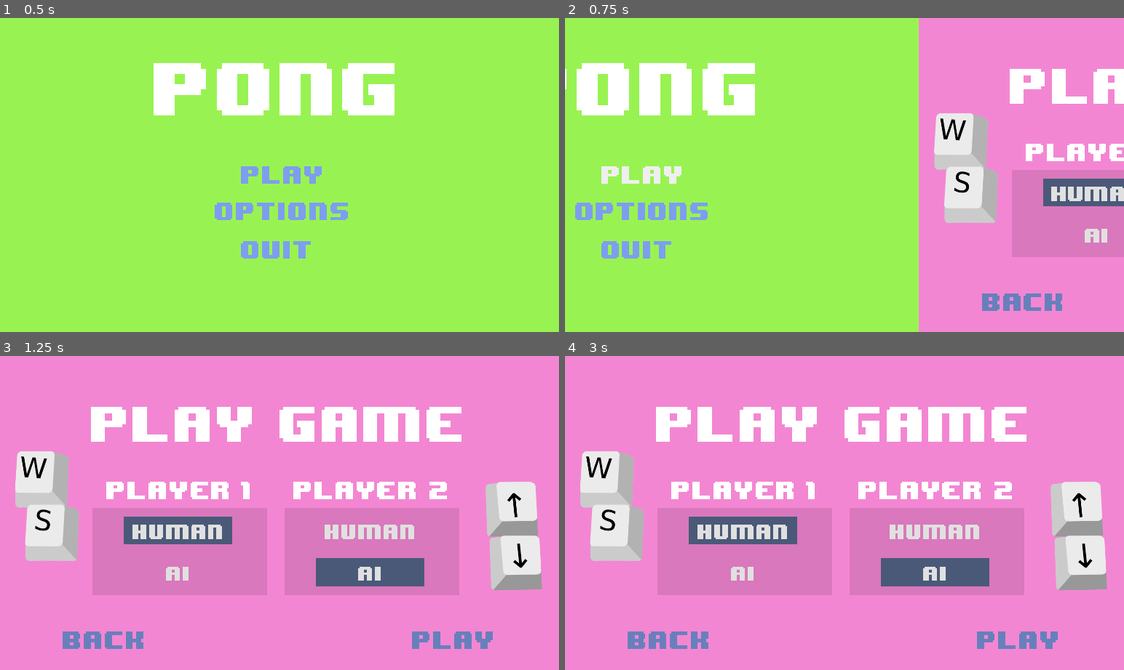
Above: before the commit, frames 1-4 (two rows, left to right).
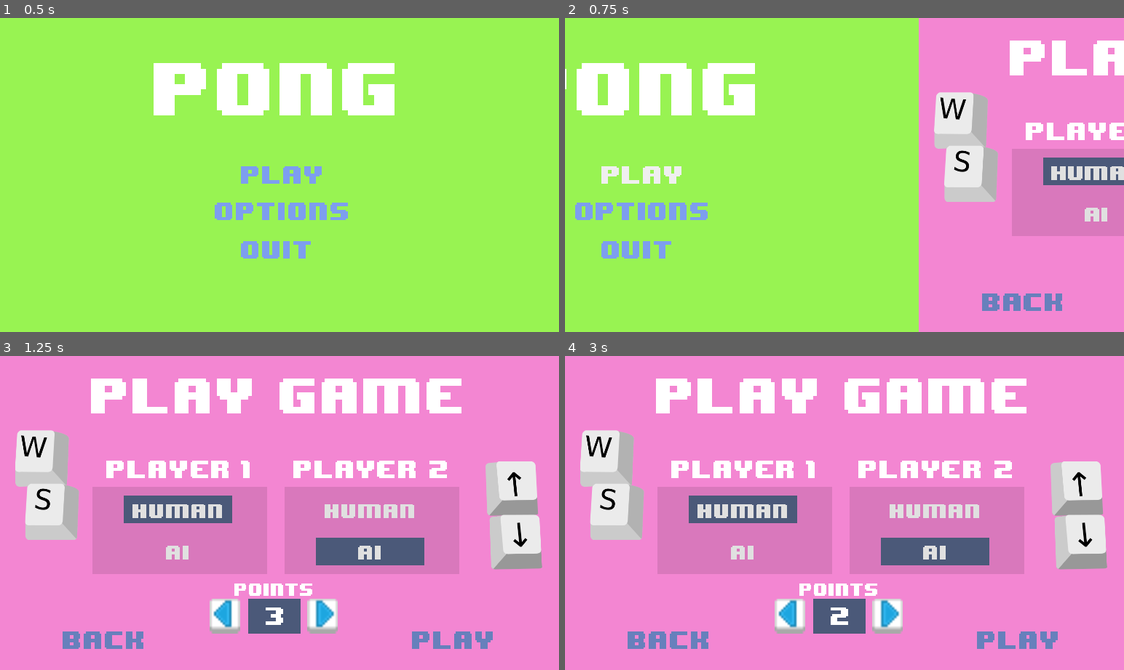
Above: after the commit, the same moments.

Repository: paolobb4/YAPC
Game: Godot game, scene res://scn/Menu.tscn
The game is run twice, just before and just after one commit, with the same random seed, the same clock (stepped at 60 frames per second) and the same inputs.
Inputs (mouse positions are in pixels of both pictures, inside the frame that each line leads up to):
- Up to frame 1 (0.5 s): no input
- Up to frame 2 (0.75 s): click "play" at 0.5 s
- Up to frame 3 (1.25 s): no input
- Up to frame 4 (3 s): click "back" at 1.25 s; click "play" at 2 s; click (788, 616) at 2.77 s

Frame 1 is identical in both runs. In frame 2, 10% of the frame differs, in the area x 66-100%, y 7-77%; in frame 3, 31%, in the area x 2-98%, y 7-89%; in frame 4, 31%.

Commit message:
Add winning conditions and win panel

Diff:
--- a/project.godot
+++ b/project.godot
@@ -19,8 +19,8 @@
 window/size/width=384
 window/size/height=216
 window/size/fullscreen=true
-window/size/test_width=640
-window/size/test_height=360
+window/size/test_width=768
+window/size/test_height=432
 window/stretch/mode="2d"
 window/stretch/aspect="keep"
 window/stretch/shrink="1"
--- a/scn/Menu.tscn
+++ b/scn/Menu.tscn
@@ -7,8 +7,12 @@
 [ext_resource path="res://assets/ui_checkbox_unchecked.png" type="Texture" id=5]
 [ext_resource path="res://assets/ui_grabber.png" type="Texture" id=6]
 [ext_resource path="res://assets/keys_400px.png" type="Texture" id=7]
-[ext_resource path="res://scn/Game.tscn" type="PackedScene" id=8]
-[ext_resource path="res://assets/key_esc.png" type="Texture" id=9]
+[ext_resource path="res://assets/ui_minus_button_normal.png" type="Texture" id=8]
+[ext_resource path="res://assets/ui_minus_button_pressed.png" type="Texture" id=9]
+[ext_resource path="res://assets/ui_plus_button_normal.png" type="Texture" id=10]
+[ext_resource path="res://assets/ui_plus_button_pressed.png" type="Texture" id=11]
+[ext_resource path="res://scn/Game.tscn" type="PackedScene" id=12]
+[ext_resource path="res://assets/key_esc.png" type="Texture" id=13]
 
 [sub_resource type="Animation" id=1]
 
@@ -90,19 +94,19 @@
 loop = false
 step = 0.1
 tracks/0/type = "value"
-tracks/0/path = NodePath(".:position")
+tracks/0/path = NodePath("Pause Panel:visible")
 tracks/0/interp = 1
 tracks/0/loop_wrap = true
 tracks/0/imported = false
 tracks/0/enabled = true
 tracks/0/keys = {
-"times": PoolRealArray( 0, 0.5 ),
-"transitions": PoolRealArray( 1, 1 ),
-"update": 0,
-"values": [ Vector2( -384, 0 ), Vector2( -768, 0 ) ]
+"times": PoolRealArray( 0 ),
+"transitions": PoolRealArray( 1 ),
+"update": 1,
+"values": [ false ]
 }
 tracks/1/type = "value"
-tracks/1/path = NodePath("Pause Panel:visible")
+tracks/1/path = NodePath("Pause Info Panel:rect_position")
 tracks/1/interp = 1
 tracks/1/loop_wrap = true
 tracks/1/imported = false
@@ -110,16 +114,40 @@
 tracks/1/keys = {
 "times": PoolRealArray( 0 ),
 "transitions": PoolRealArray( 1 ),
-"update": 1,
-"values": [ false ]
-}
-tracks/2/type = "method"
-tracks/2/path = NodePath("Game")
+"update": 0,
+"values": [ Vector2( 938, -40 ) ]
+}
+tracks/2/type = "value"
+tracks/2/path = NodePath("Win Panel:visible")
 tracks/2/interp = 1
 tracks/2/loop_wrap = true
 tracks/2/imported = false
 tracks/2/enabled = true
 tracks/2/keys = {
+"times": PoolRealArray( 0 ),
+"transitions": PoolRealArray( 1 ),
+"update": 1,
+"values": [ false ]
+}
+tracks/3/type = "value"
+tracks/3/path = NodePath(".:position")
+tracks/3/interp = 1
+tracks/3/loop_wrap = true
+tracks/3/imported = false
+tracks/3/enabled = true
+tracks/3/keys = {
+"times": PoolRealArray( 0, 0.5 ),
+"transitions": PoolRealArray( 1, 1 ),
+"update": 0,
+"values": [ Vector2( -384, 0 ), Vector2( -768, 0 ) ]
+}
+tracks/4/type = "method"
+tracks/4/path = NodePath("Game")
+tracks/4/interp = 1
+tracks/4/loop_wrap = true
+tracks/4/imported = false
+tracks/4/enabled = true
+tracks/4/keys = {
 "times": PoolRealArray( 0, 0.5 ),
 "transitions": PoolRealArray( 1, 1 ),
 "values": [ {
@@ -130,25 +158,13 @@
 "method": "unpause"
 } ]
 }
-tracks/3/type = "value"
-tracks/3/path = NodePath("Pause Info Panel:rect_position")
-tracks/3/interp = 1
-tracks/3/loop_wrap = true
-tracks/3/imported = false
-tracks/3/enabled = true
-tracks/3/keys = {
-"times": PoolRealArray( 0 ),
-"transitions": PoolRealArray( 1 ),
-"update": 0,
-"values": [ Vector2( 938, -40 ) ]
-}
-tracks/4/type = "method"
-tracks/4/path = NodePath("AnimationPlayer")
-tracks/4/interp = 1
-tracks/4/loop_wrap = true
-tracks/4/imported = false
-tracks/4/enabled = true
-tracks/4/keys = {
+tracks/5/type = "method"
+tracks/5/path = NodePath("AnimationPlayer")
+tracks/5/interp = 1
+tracks/5/loop_wrap = true
+tracks/5/imported = false
+tracks/5/enabled = true
+tracks/5/keys = {
 "times": PoolRealArray( 0.5 ),
 "transitions": PoolRealArray( 1 ),
 "values": [ {
@@ -369,6 +385,14 @@
 anti_aliasing = true
 anti_aliasing_size = 1
 
+[sub_resource type="DynamicFont" id=19]
+
+size = 12
+use_mipmaps = false
+use_filter = false
+font_data = ExtResource( 3 )
+_sections_unfolded = [ "Font", "Settings" ]
+
 [sub_resource type="StyleBoxFlat" id=17]
 
 content_margin_left = -1.0
@@ -592,6 +616,7 @@
 [node name="Options menu" type="Panel" parent="." index="3"]
 
 pause_mode = 2
+editor/display_folded = true
 anchor_left = 0.0
 anchor_top = 0.0
 anchor_right = 0.0
@@ -771,7 +796,6 @@
 [node name="Play Game" type="Panel" parent="." index="4"]
 
 pause_mode = 2
-editor/display_folded = true
 anchor_left = 0.0
 anchor_top = 0.0
 anchor_right = 0.0
@@ -798,9 +822,9 @@
 anchor_top = 0.0
 anchor_right = 0.0
 anchor_bottom = 0.0
-margin_top = 25.0
+margin_top = 9.0
 margin_right = 320.0
-margin_bottom = 52.0
+margin_bottom = 36.0
 rect_pivot_offset = Vector2( 0, 0 )
 rect_clip_content = false
 mouse_filter = 2
@@ -817,14 +841,15 @@
 
 [node name="p1 Panel" type="Panel" parent="Play Game" index="1"]
 
+editor/display_folded = true
 anchor_left = 0.0
 anchor_top = 0.0
 anchor_right = 0.0
 anchor_bottom = 0.0
 margin_left = 53.0
-margin_top = 87.0
+margin_top = 75.0
 margin_right = 153.0
-margin_bottom = 137.0
+margin_bottom = 125.0
 rect_pivot_offset = Vector2( 0, 0 )
 rect_clip_content = false
 mouse_filter = 0
@@ -964,14 +989,15 @@
 
 [node name="p2 Panel" type="Panel" parent="Play Game" index="2"]
 
+editor/display_folded = true
 anchor_left = 0.0
 anchor_top = 0.0
 anchor_right = 0.0
 anchor_bottom = 0.0
 margin_left = 163.0
-margin_top = 87.0
+margin_top = 75.0
 margin_right = 263.0
-margin_bottom = 137.0
+margin_bottom = 125.0
 rect_pivot_offset = Vector2( 0, 0 )
 rect_clip_content = false
 mouse_filter = 0
@@ -1109,7 +1135,124 @@
 region_rect = Rect2( 200, 0, 200, 314 )
 _sections_unfolded = [ "Region", "Transform", "Z Index" ]
 
-[node name="back Button" type="Button" parent="Play Game" index="3"]
+[node name="points" type="Panel" parent="Play Game" index="3"]
+
+anchor_left = 0.0
+anchor_top = 0.0
+anchor_right = 0.0
+anchor_bottom = 0.0
+margin_left = 142.0
+margin_top = 139.0
+margin_right = 172.0
+margin_bottom = 159.0
+rect_pivot_offset = Vector2( 0, 0 )
+rect_clip_content = false
+mouse_filter = 0
+mouse_default_cursor_shape = 0
+size_flags_horizontal = 1
+size_flags_vertical = 1
+custom_styles/panel = SubResource( 16 )
+_sections_unfolded = [ "custom_styles" ]
+
+[node name="Label" type="Label" parent="Play Game/points" index="0"]
+
+anchor_left = 0.0
+anchor_top = 0.0
+anchor_right = 0.0
+anchor_bottom = 0.0
+margin_left = -8.0
+margin_top = -10.0
+margin_right = 58.0
+margin_bottom = 4.0
+rect_scale = Vector2( 0.7, 0.7 )
+rect_pivot_offset = Vector2( 0, 0 )
+rect_clip_content = false
+mouse_filter = 2
+mouse_default_cursor_shape = 0
+size_flags_horizontal = 1
+size_flags_vertical = 4
+custom_fonts/font = SubResource( 19 )
+text = "points"
+percent_visible = 1.0
+lines_skipped = 0
+max_lines_visible = -1
+_sections_unfolded = [ "Rect", "custom_fonts" ]
+
+[node name="value" type="Label" parent="Play Game/points" index="1"]
+
+anchor_left = 0.0
+anchor_top = 0.0
+anchor_right = 0.0
+anchor_bottom = 0.0
+margin_left = 4.0
+margin_top = -1.0
+margin_right = 28.0
+margin_bottom = 19.0
+rect_pivot_offset = Vector2( 0, 0 )
+rect_clip_content = false
+mouse_filter = 2
+mouse_default_cursor_shape = 0
+size_flags_horizontal = 1
+size_flags_vertical = 4
+custom_fonts/font = SubResource( 19 )
+text = "3"
+align = 1
+valign = 1
+percent_visible = 1.0
+lines_skipped = 0
+max_lines_visible = -1
+_sections_unfolded = [ "Rect", "custom_constants", "custom_fonts" ]
+
+[node name="decrease" type="TextureButton" parent="Play Game/points" index="2"]
+
+anchor_left = 0.0
+anchor_top = 0.0
+anchor_right = 0.0
+anchor_bottom = 0.0
+margin_left = -22.0
+margin_right = -8.0
+margin_bottom = 16.0
+rect_scale = Vector2( 1.25, 1.25 )
+rect_pivot_offset = Vector2( 0, 0 )
+rect_clip_content = false
+mouse_filter = 0
+mouse_default_cursor_shape = 0
+size_flags_horizontal = 1
+size_flags_vertical = 1
+toggle_mode = false
+enabled_focus_mode = 0
+shortcut = null
+group = null
+texture_normal = ExtResource( 8 )
+texture_pressed = ExtResource( 9 )
+_sections_unfolded = [ "Rect", "Textures" ]
+
+[node name="increase" type="TextureButton" parent="Play Game/points" index="3"]
+
+anchor_left = 0.0
+anchor_top = 0.0
+anchor_right = 0.0
+anchor_bottom = 0.0
+margin_left = 34.0
+margin_right = 48.0
+margin_bottom = 16.0
+rect_scale = Vector2( 1.25, 1.25 )
+rect_pivot_offset = Vector2( 0, 0 )
+rect_clip_content = false
+focus_mode = 2
+mouse_filter = 0
+mouse_default_cursor_shape = 0
+size_flags_horizontal = 1
+size_flags_vertical = 1
+toggle_mode = false
+enabled_focus_mode = 2
+shortcut = null
+group = null
+texture_normal = ExtResource( 10 )
+texture_pressed = ExtResource( 11 )
+_sections_unfolded = [ "Rect", "Textures" ]
+
+[node name="back Button" type="Button" parent="Play Game" index="4"]
 
 anchor_left = 0.0
 anchor_top = 0.0
@@ -1136,7 +1279,7 @@
 align = 1
 _sections_unfolded = [ "Rect", "custom_colors", "custom_fonts" ]
 
-[node name="play Button" type="Button" parent="Play Game" index="4"]
+[node name="play Button" type="Button" parent="Play Game" index="5"]
 
 anchor_left = 0.0
 anchor_top = 0.0
@@ -1163,13 +1306,14 @@
 align = 1
 _sections_unfolded = [ "Rect", "custom_colors", "custom_fonts" ]
 
-[node name="Game" parent="." index="5" instance=ExtResource( 8 )]
+[node name="Game" parent="." index="5" instance=ExtResource( 12 )]
 
 pause_mode = 1
 position = Vector2( 768, 0 )
 
 [node name="Pause Info Panel" type="Panel" parent="." index="6"]
 
+editor/display_folded = true
 anchor_left = 0.0
 anchor_top = 0.0
 anchor_right = 0.0
@@ -1329,6 +1473,149 @@
 align = 1
 _sections_unfolded = [ "Rect", "custom_colors", "custom_fonts" ]
 
+[node name="Win Panel" type="Panel" parent="." index="8"]
+
+anchor_left = 0.0
+anchor_top = 0.0
+anchor_right = 0.0
+anchor_bottom = 0.0
+margin_left = 859.0
+margin_top = 63.0
+margin_right = 1059.0
+margin_bottom = 163.0
+rect_pivot_offset = Vector2( 0, 0 )
+rect_clip_content = false
+mouse_filter = 0
+mouse_default_cursor_shape = 0
+size_flags_horizontal = 1
+size_flags_vertical = 1
+_sections_unfolded = [ "Visibility" ]
+
+[node name="player" type="Label" parent="Win Panel" index="0"]
+
+anchor_left = 0.0
+anchor_top = 0.0
+anchor_right = 0.0
+anchor_bottom = 0.0
+margin_left = 56.0
+margin_top = 23.0
+margin_right = 128.0
+margin_bottom = 37.0
+rect_pivot_offset = Vector2( 0, 0 )
+rect_clip_content = false
+mouse_filter = 2
+mouse_default_cursor_shape = 0
+size_flags_horizontal = 1
+size_flags_vertical = 4
+custom_fonts/font = SubResource( 19 )
+text = "Player"
+percent_visible = 1.0
+lines_skipped = 0
+max_lines_visible = -1
+_sections_unfolded = [ "custom_fonts" ]
+
+[node name="number" type="Label" parent="Win Panel" index="1"]
+
+anchor_left = 0.0
+anchor_top = 0.0
+anchor_right = 0.0
+anchor_bottom = 0.0
+margin_left = 142.0
+margin_top = 23.0
+margin_right = 154.0
+margin_bottom = 37.0
+rect_pivot_offset = Vector2( 0, 0 )
+rect_clip_content = false
+mouse_filter = 2
+mouse_default_cursor_shape = 0
+size_flags_horizontal = 1
+size_flags_vertical = 4
+custom_fonts/font = SubResource( 19 )
+text = "1"
+percent_visible = 1.0
+lines_skipped = 0
+max_lines_visible = -1
+_sections_unfolded = [ "Rect", "custom_fonts" ]
+
+[node name="wins" type="Label" parent="Win Panel" index="2"]
+
+anchor_left = 0.0
+anchor_top = 0.0
+anchor_right = 0.0
+anchor_bottom = 0.0
+margin_left = 77.0
+margin_top = 45.0
+margin_right = 125.0
+margin_bottom = 59.0
+rect_pivot_offset = Vector2( 0, 0 )
+rect_clip_content = false
+mouse_filter = 2
+mouse_default_cursor_shape = 0
+size_flags_horizontal = 1
+size_flags_vertical = 4
+custom_fonts/font = SubResource( 19 )
+text = "wins"
+percent_visible = 1.0
+lines_skipped = 0
+max_lines_visible = -1
+_sections_unfolded = [ "custom_fonts" ]
+
+[node name="rematch Button" type="Button" parent="Win Panel" index="3"]
+
+anchor_left = 0.0
+anchor_top = 0.0
+anchor_right = 0.0
+anchor_bottom = 0.0
+margin_left = 98.0
+margin_top = 74.0
+margin_right = 200.0
+margin_bottom = 95.0
+rect_scale = Vector2( 0.95, 0.95 )
+rect_pivot_offset = Vector2( 0, 0 )
+rect_clip_content = false
+mouse_filter = 0
+mouse_default_cursor_shape = 0
+size_flags_horizontal = 1
+size_flags_vertical = 1
+custom_fonts/font = SubResource( 10 )
+custom_colors/font_color = Color( 0.407593, 0.531279, 0.828125, 1 )
+toggle_mode = false
+enabled_focus_mode = 0
+shortcut = null
+group = null
+text = "rematch"
+flat = true
+align = 1
+_sections_unfolded = [ "Rect", "custom_colors", "custom_fonts" ]
+
+[node name="quit Button" type="Button" parent="Win Panel" index="4"]
+
+anchor_left = 0.0
+anchor_top = 0.0
+anchor_right = 0.0
+anchor_bottom = 0.0
+margin_left = 15.0
+margin_top = 74.0
+margin_right = 69.0
+margin_bottom = 94.0
+rect_scale = Vector2( 0.95, 0.95 )
+rect_pivot_offset = Vector2( 0, 0 )
+rect_clip_content = false
+mouse_filter = 0
+mouse_default_cursor_shape = 0
+size_flags_horizontal = 1
+size_flags_vertical = 1
+custom_fonts/font = SubResource( 10 )
+custom_colors/font_color = Color( 0.407593, 0.531279, 0.828125, 1 )
+toggle_mode = false
+enabled_focus_mode = 0
+shortcut = null
+group = null
+text = "quit"
+flat = true
+align = 1
+_sections_unfolded = [ "Rect", "custom_colors", "custom_fonts" ]
+
 [connection signal="pressed" from="Main menu/play menu Button" to="Audio/menu button" method="play"]
 
 [connection signal="pressed" from="Main menu/play menu Button" to="AnimationPlayer" method="play" binds= [ "main2play" ]]
@@ -1337,32 +1624,32 @@
 
 [connection signal="pressed" from="Main menu/options menu Button" to="AnimationPlayer" method="play" binds= [ "main2opts" ]]
 
+[connection signal="pressed" from="Main menu/quit Button" to="Audio/menu button" method="play"]
+
 [connection signal="pressed" from="Main menu/quit Button" to="." method="_on_quit_Button_pressed"]
 
-[connection signal="pressed" from="Main menu/quit Button" to="Audio/menu button" method="play"]
+[connection signal="pressed" from="Options menu/fullscreen" to="Audio/menu button" method="play"]
 
 [connection signal="pressed" from="Options menu/fullscreen" to="." method="_on_full_screen_pressed"]
 
-[connection signal="pressed" from="Options menu/fullscreen" to="Audio/menu button" method="play"]
-
 [connection signal="value_changed" from="Options menu/volume" to="." method="_on_volume_changed"]
 
 [connection signal="pressed" from="Options menu/back Button" to="Audio/menu button" method="play"]
 
 [connection signal="pressed" from="Options menu/back Button" to="AnimationPlayer" method="play" binds= [ "opts2main" ]]
 
+[connection signal="pressed" from="Play Game/p1 Panel/human" to="Play Game/p1 Panel/a_panel" method="hide"]
+
 [connection signal="pressed" from="Play Game/p1 Panel/human" to="Game" method="set_p1_ai" binds= [ false ]]
 
 [connection signal="pressed" from="Play Game/p1 Panel/human" to="Play Game/p1 Panel/h_panel" method="show"]
 
-[connection signal="pressed" from="Play Game/p1 Panel/human" to="Play Game/p1 Panel/a_panel" method="hide"]
+[connection signal="pressed" from="Play Game/p1 Panel/ai" to="Play Game/p1 Panel/a_panel" method="show"]
 
 [connection signal="pressed" from="Play Game/p1 Panel/ai" to="Game" method="set_p1_ai" binds= [ true ]]
 
 [connection signal="pressed" from="Play Game/p1 Panel/ai" to="Play Game/p1 Panel/h_panel" method="hide"]
 
-[connection signal="pressed" from="Play Game/p1 Panel/ai" to="Play Game/p1 Panel/a_panel" method="show"]
-
 [connection signal="pressed" from="Play Game/p2 Panel/human" to="Game" method="set_p2_ai" binds= [ false ]]
 
 [connection signal="pressed" from="Play Game/p2 Panel/human" to="Play Game/p2 Panel/h_panel" method="show"]
@@ -1375,6 +1662,14 @@
 
 [connection signal="pressed" from="Play Game/p2 Panel/ai" to="Play Game/p2 Panel/a_panel" method="show"]
 
+[connection signal="pressed" from="Play Game/points/decrease" to="Audio/menu button" method="play"]
+
+[connection signal="pressed" from="Play Game/points/decrease" to="." method="_on_decrease_Button_pressed"]
+
+[connection signal="pressed" from="Play Game/points/increase" to="Audio/menu button" method="play"]
+
+[connection signal="pressed" from="Play Game/points/increase" to="." method="_on_increase_Button_pressed"]
+
 [connection signal="pressed" from="Play Game/back Button" to="Audio/menu button" method="play"]
 
 [connection signal="pressed" from="Play Game/back Button" to="AnimationPlayer" method="play" binds= [ "play2main" ]]
@@ -1383,10 +1678,22 @@
 
 [connection signal="pressed" from="Play Game/play Button" to="AnimationPlayer" method="play" binds= [ "play2game" ]]
 
+[connection signal="win" from="Game" to="." method="_on_Game_win"]
+
+[connection signal="pressed" from="Pause Panel/resume Button" to="Pause Panel" method="hide"]
+
 [connection signal="pressed" from="Pause Panel/resume Button" to="Game" method="unpause"]
 
-[connection signal="pressed" from="Pause Panel/resume Button" to="Pause Panel" method="hide"]
-
 [connection signal="pressed" from="Pause Panel/quit Button" to="Audio/menu button" method="play"]
 
 [connection signal="pressed" from="Pause Panel/quit Button" to="AnimationPlayer" method="play" binds= [ "game2play" ]]
+
+[connection signal="pressed" from="Win Panel/rematch Button" to="Win Panel" method="hide"]
+
+[connection signal="pressed" from="Win Panel/rematch Button" to="Game" method="reset"]
+
+[connection signal="pressed" from="Win Panel/rematch Button" to="Game" method="unpause" binds= [ false ]]
+
+[connection signal="pressed" from="Win Panel/quit Button" to="Audio/menu button" method="play"]
+
+[connection signal="pressed" from="Win Panel/quit Button" to="AnimationPlayer" method="play" binds= [ "game2play" ]]
--- a/scn/ball.gd
+++ b/scn/ball.gd
@@ -37,11 +37,6 @@
 	var abs_angle = (body.position.y - self.position.y) / (16 + 4)
 	if abs(abs_angle) > 1:
 		return
-	#	print("angle: ", abs_angle)
-	#	print("body: ", body.position)
-	#	print("ball: ", self.position)
-	#	print()
-	#assert abs(abs_angle) < 1
 
 	var bounce_angle = abs_angle * deg2rad(75)	# limit bouncing angle to 75°
 
--- a/scn/game.gd
+++ b/scn/game.gd
@@ -1,7 +1,9 @@
 extends Node
 
 
+signal win(pl)
 var paused
+var points = 3
 
 
 func _ready():
@@ -11,8 +13,14 @@
 func _on_point_scored(side):
 	if side == "left":
 		$score_left.text = str(int($score_left.text) + 1)
+		if int($score_left.text) == points:
+			emit_signal("win", "1")
+			pause(false)
 	if side == "right":
 		$score_right.text = str(int($score_right.text) + 1)
+		if int($score_right.text) == points:
+			emit_signal("win", "2")
+			pause(false)
 
 
 func pause(sound=true):
--- a/scn/menu.gd
+++ b/scn/menu.gd
@@ -31,3 +31,26 @@
 		AudioServer.set_bus_mute(0, false)
 		AudioServer.set_bus_volume_db(0, db)
 		$'Audio/menu button'.play()
+
+func _on_decrease_Button_pressed():
+	# cn = cn + max - max
+	# cn = max - max + cn
+	# cn = max - (max - cn)
+	# => cn - 1 = max - (max - (cn - 1))
+	#    cn - 1 = max - (max - cn + 1)
+	# => max - (max - cn + 1) % max    will loop back to max skipping 0.
+
+	var points = $"Play Game/points/value"
+	points.text = str(99 - ((99 - int(points.text) + 1) % 99))
+	$Game.points = int(points.text)
+
+
+func _on_increase_Button_pressed():
+	var points = $"Play Game/points/value"
+	points.text = str((int(points.text) + 1) % 99)
+	$Game.points = int(points.text)
+
+
+func _on_Game_win(pl):
+	$"Win Panel/number".text = pl
+	$"Win Panel".show()
Binary file added: assets/ui_minus_button_normal.png
Binary file added: assets/ui_minus_button_pressed.png
Binary file added: assets/ui_plus_button_normal.png
Binary file added: assets/ui_plus_button_pressed.png
Not shown: 2 places in scn/Menu.tscn that only renumber resources
